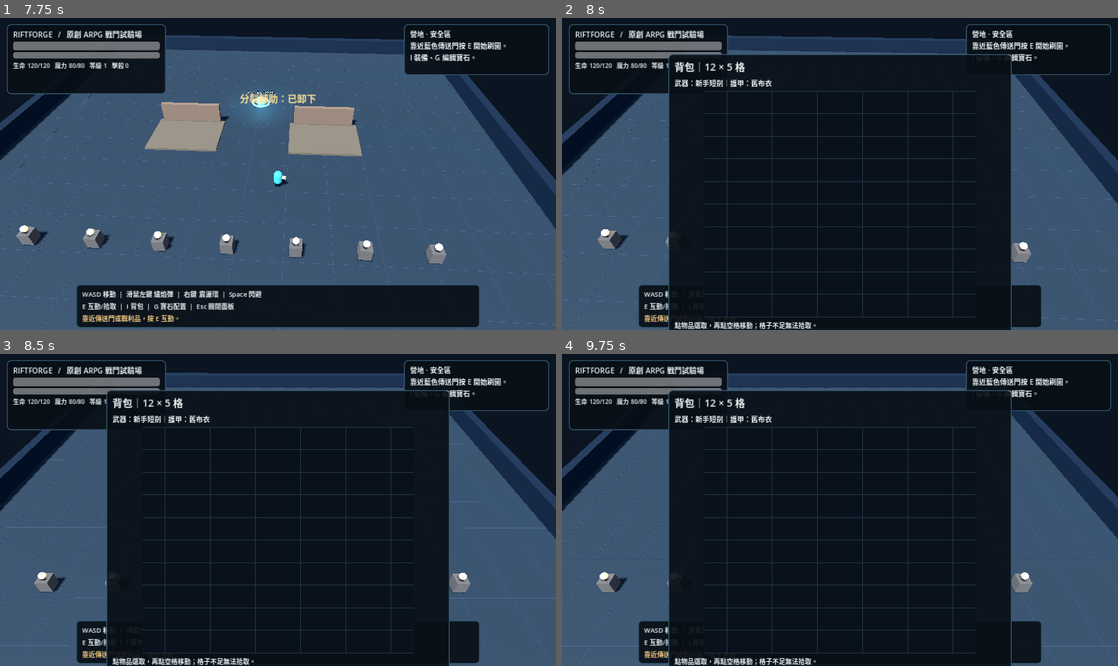
Above: before the commit, frames 1-4 (two rows, left to right).
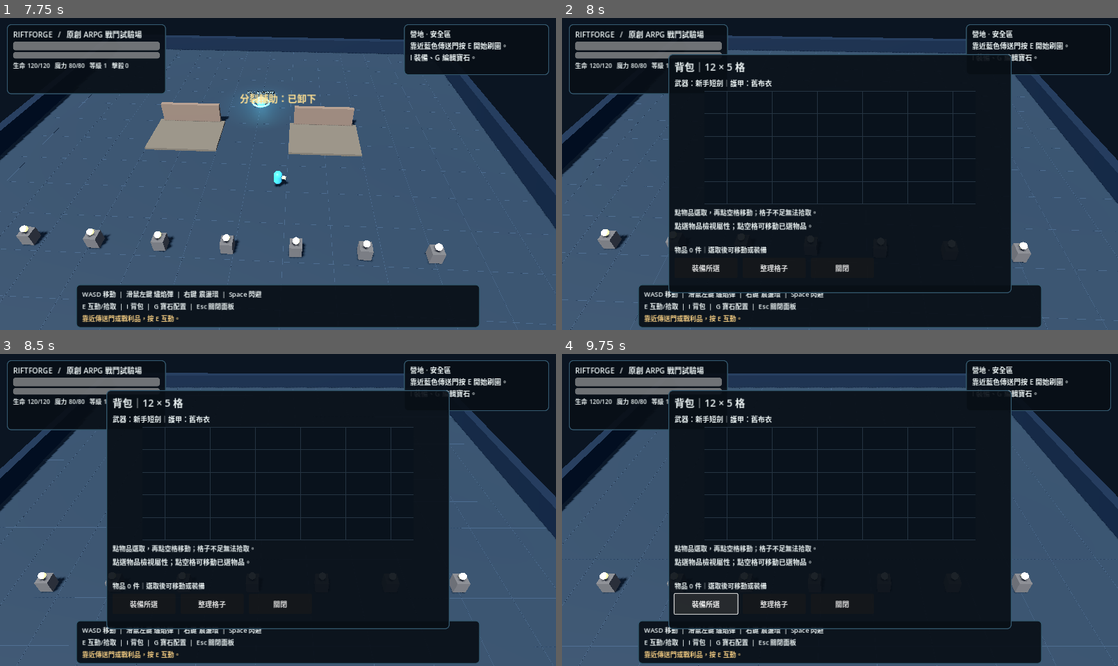
Above: after the commit, the same moments.

Repository: Lucypigr/Riftforge-Godot
Game: Godot game, scene res://scenes/main.tscn
Two runs of this game, one before a commit and one after it. Both use one fixed random seed, a clock stepped at 60 frames per second and the inputs below.
Inputs (mouse positions are in pixels of both pictures, inside the frame that each line leads up to):
- Up to frame 1 (7.75 s): tap Enter at 0.5 s; move the mouse to (400, 158) at 0.52 s; press the mouse at (400, 158) at 0.53 s; hold D (move_right) 0.53-1.25 s; release the mouse at (400, 158) at 1.25 s; drag from (166, 189) to (250, 236) at 1.27 s; move the mouse to (333, 105) at 2.02 s; hold D (move_right) 2.03-2.75 s; tap G (gems) at 2.1 s; click (333, 105) at 2.17 s; click "藍孔：穿透輔助 — 可再命中 1 隻敵人" at 2.75 s; click "藍孔：穿透輔助 — 可再命中 1 隻敵人" at 3.5 s; click "藍孔：穿透輔助 — 可再命中 1 隻敵人" at 4.25 s; click "綠孔：分裂輔助 — 3 顆投射物，每顆傷害 ×0.78" at 5 s; click "完成 [G]" at 5.75 s; tap Space (dash) at 6.5 s; drag from (250, 236) to (111, 127) at 6.52 s; move the mouse to (444, 220) at 7.27 s; hold A (move_left) from 7.28 s (still down); right-click (444, 220) at 7.35 s; click (444, 220) at 7.42 s
- Up to frame 2 (8 s): keep holding A (move_left); tap I (inventory) at 7.9 s
- Up to frame 3 (8.5 s): release A (move_left) at 8 s; drag from (278, 541) to (194, 432) at 8.02 s
- Up to frame 4 (9.75 s): move the mouse to (867, 510) at 8.77 s; hold S (move_backward) 8.78-9.5 s; tap Space (dash) at 8.85 s; click (867, 510) at 8.92 s; click (706, 603) at 9.5 s, where only the run after the commit has a clickable "裝備所選"

Frame 1 is identical in both runs. In frame 2, 4.0% of the frame differs, in the area x 19-81%, y 59-100%; in frame 3, 4.0%; in frame 4, 4.6%.

Commit message:
Display two real inventory pages with absolute cell touch mapping

Diff:
--- a/scripts/inventory_grid_view.gd
+++ b/scripts/inventory_grid_view.gd
@@ -1,50 +1,55 @@
 extends Control
-## Touch-friendly original item grid. Visual cell and touch hit box share the same size.
+## Real 12x10 bag displayed as two readable 12x5 touch pages.
 signal cell_pressed(x: int, y: int)
 const Grid = preload("res://scripts/grid_inventory.gd")
 const CELL := 52.0
 const FONT_PATH := "res://fonts/NotoSansTC.ttf"
 var items: Array = []
 var selected_index := -1
+var page := 0
 var _font: Font
 
 func _ready() -> void:
-	custom_minimum_size = Vector2(Grid.COLS * CELL, Grid.ROWS * CELL)
+	custom_minimum_size = Vector2(Grid.COLS * CELL, Grid.PAGE_ROWS * CELL)
 	mouse_filter = Control.MOUSE_FILTER_STOP
 	_font = load(FONT_PATH) as Font if ResourceLoader.exists(FONT_PATH) else ThemeDB.fallback_font
 
-func show_items(source: Array, selected: int) -> void:
+func show_items(source: Array, selected: int, target_page: int = 0) -> void:
 	items = source
 	selected_index = selected
+	page = clampi(target_page, 0, Grid.PAGE_COUNT - 1)
 	queue_redraw()
 
 func _gui_input(event: InputEvent) -> void:
+	var point := Vector2(-1, -1)
 	if event is InputEventMouseButton and event.button_index == MOUSE_BUTTON_LEFT and event.pressed:
-		var x := int(floor(event.position.x / CELL))
-		var y := int(floor(event.position.y / CELL))
-		if x >= 0 and x < Grid.COLS and y >= 0 and y < Grid.ROWS:
-			cell_pressed.emit(x, y)
-			accept_event()
+		point = event.position
 	elif event is InputEventScreenTouch and event.pressed:
-		var x := int(floor(event.position.x / CELL))
-		var y := int(floor(event.position.y / CELL))
-		if x >= 0 and x < Grid.COLS and y >= 0 and y < Grid.ROWS:
-			cell_pressed.emit(x, y)
-			accept_event()
+		point = event.position
+	else:
+		return
+	var x := int(floor(point.x / CELL))
+	var local_y := int(floor(point.y / CELL))
+	if x >= 0 and x < Grid.COLS and local_y >= 0 and local_y < Grid.PAGE_ROWS:
+		cell_pressed.emit(x, local_y + page * Grid.PAGE_ROWS)
+		accept_event()
 
 func _draw() -> void:
-	var size := Vector2(Grid.COLS * CELL, Grid.ROWS * CELL)
+	var size := Vector2(Grid.COLS * CELL, Grid.PAGE_ROWS * CELL)
 	draw_rect(Rect2(Vector2.ZERO, size), Color("#09121c"), true)
-	for y in range(Grid.ROWS):
+	for local_y in range(Grid.PAGE_ROWS):
 		for x in range(Grid.COLS):
-			var cell := Rect2(Vector2(x, y) * CELL, Vector2.ONE * CELL)
+			var cell := Rect2(Vector2(x, local_y) * CELL, Vector2.ONE * CELL)
 			draw_rect(cell, Color("#253442"), false, 1.0)
 	for i in range(items.size()):
 		var item: Dictionary = items[i]
 		if not Grid.placed(item):
 			continue
+		var y: int = int(item["grid_y"])
+		if int(y / Grid.PAGE_ROWS) != page:
+			continue
 		var footprint := Grid.footprint(item)
-		var origin := Vector2(float(item["grid_x"]), float(item["grid_y"])) * CELL
+		var origin := Vector2(float(item["grid_x"]), float(y - page * Grid.PAGE_ROWS)) * CELL
 		var rect := Rect2(origin + Vector2.ONE * 2.0, Vector2(footprint) * CELL - Vector2.ONE * 4.0)
 		var rarity := str(item.get("rarity", "普通"))
 		var fill := Color("#574329") if rarity == "稀有" else (Color("#263d63") if rarity == "魔法" else Color("#35424c"))
